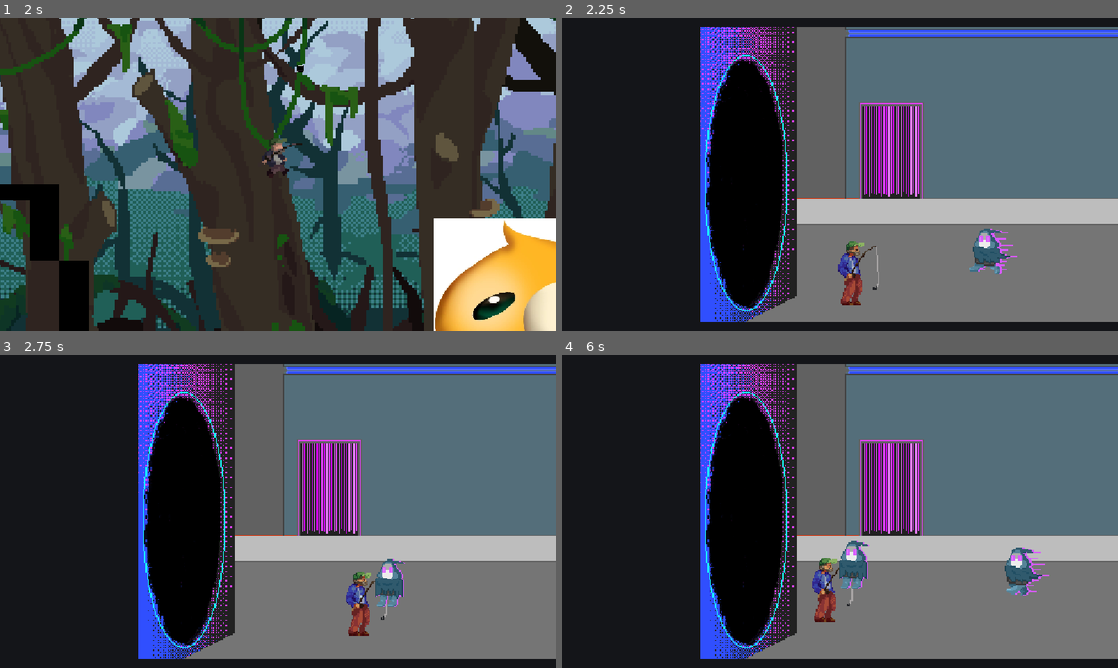
Above: before the commit, frames 1-4 (two rows, left to right).
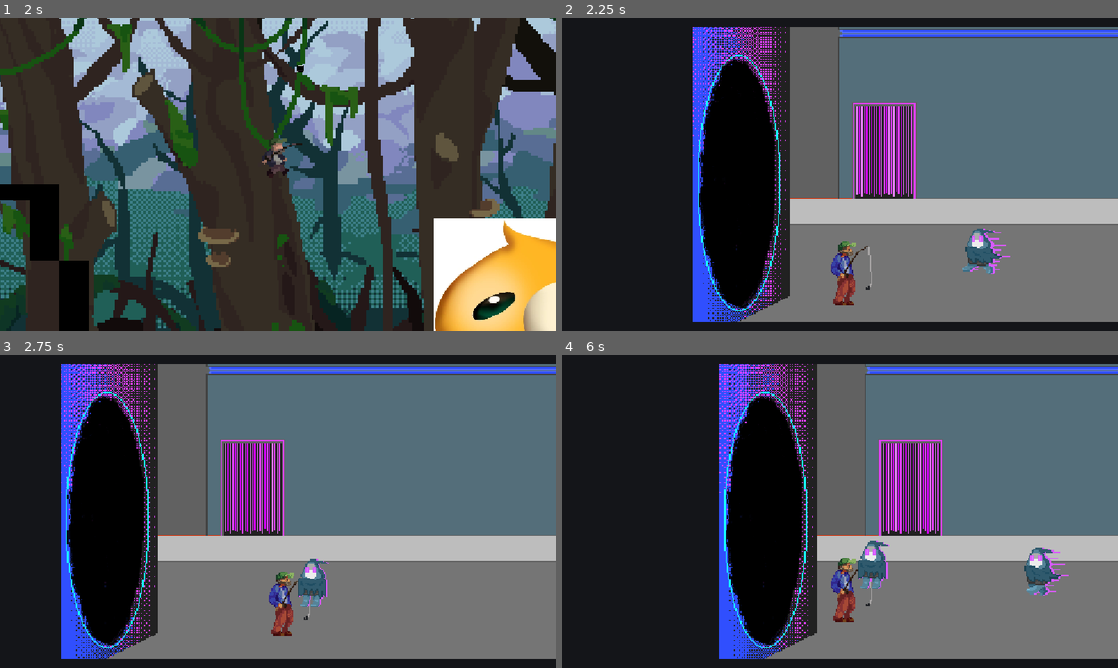
Above: after the commit, the same moments.

Repository: ActuallyaWyrm/Game-Jam
Game: Godot game, scene res://scenes/menu.tscn
Same seed, same stepped clock (60 frames per second), same inputs: the game is played once before the commit and once after it.
Inputs (mouse positions are in pixels of both pictures, inside the frame that each line leads up to):
- Up to frame 1 (2 s): click "Start" at 0.5 s; move the mouse to (305, 174) at 1.27 s; hold Right (ui_right) from 1.28 s (still down); click (305, 174) at 1.35 s; tap Up (jump) at 1.52 s
- Up to frame 2 (2.25 s): keep holding Right (ui_right); move the mouse to (812, 174) at 2.02 s; tap Down (slide) at 2.1 s
- Up to frame 3 (2.75 s): keep holding Right (ui_right); tap Up (jump) at 2.27 s
- Up to frame 4 (6 s): move the mouse to (895, 442) at 2.77 s; release Right (ui_right) at 2.78 s; hold Left (ui_left) 2.78-3.53 s; right-click (895, 442) at 2.85 s; move the mouse to (812, 574) at 3.52 s; hold Right (ui_right) 3.53-5.03 s; click (812, 574) at 3.6 s; tap Up (jump) at 3.77, 4.52, 5.27 s; move the mouse to (1006, 558) at 4.27 s; tap Down (slide) at 4.35 s; move the mouse to (673, 464) at 5.02 s; hold Left (ui_left) 5.03-5.78 s; right-click (673, 464) at 5.1 s; move the mouse to (867, 511) at 5.77 s; hold Right (ui_right) from 5.78 s (still down); click (867, 511) at 5.85 s

Frame 1 is identical in both runs. In frame 2, 10% of the frame differs, in the area x 23-82%, y 2-98%; in frame 3, 38%, in the area x 11-73%, y 2-98%; in frame 4, 20%.

Commit message:
Fixes. Yum! I am gay btw

Diff:
--- a/assets/hack_n_slash.tscn
+++ b/assets/hack_n_slash.tscn
@@ -124,18 +124,19 @@
 position = Vector2(300, 0)
 shape = SubResource("SegmentShape2D_ng5t8")
 
-[node name="Camera2D" type="Camera2D" parent="." unique_id=1174580243]
-position = Vector2(292, 330)
-scale = Vector2(2.55, 2.55)
+[node name="Fisherman" parent="." unique_id=598755402 instance=ExtResource("8_u21x7")]
+position = Vector2(306, 481)
+
+[node name="Camera2D" type="Camera2D" parent="Fisherman" unique_id=1174580243]
+position = Vector2(-5.5999985, -60.40001)
+scale = Vector2(1.0199999, 1.0199999)
+drag_vertical_enabled = true
 script = ExtResource("6_7hw2h")
 
-[node name="Screenborder" type="Sprite2D" parent="Camera2D" unique_id=1938870260]
+[node name="Screenborder" type="Sprite2D" parent="Fisherman/Camera2D" unique_id=1938870260]
 z_index = -1
 scale = Vector2(1.0000002, 1.5709033)
 texture = ExtResource("10_xuqdi")
-
-[node name="Fisherman" parent="." unique_id=598755402 instance=ExtResource("8_u21x7")]
-position = Vector2(306, 481)
 
 [node name="Enemy" parent="." unique_id=1885662057 groups=["bad boys"] instance=ExtResource("8_guwpv")]
 position = Vector2(605, 488)
--- a/assets/sprites/HackNSlash Assets/fishermovedemo.gd
+++ b/assets/sprites/HackNSlash Assets/fishermovedemo.gd
@@ -5,12 +5,15 @@
 @export var speed: float = 300.0
 @export var cooldown: Dictionary[String,int] = {"current":0,"reset":60}
 @export var sprite: AnimatedSprite2D
+var direction
+var facing = 1
 var in_range: Array[CharacterBody2D]
 
 func _physics_process(delta: float) -> void:
 
 	# Movement
-	var direction = Input.get_vector("ui_left","ui_right","ui_up","ui_down")
+	direction = Input.get_vector("walk_left","walk_right","walk_up","walk_down")
+	facing = Input.get_axis("walk_left", "walk_right")
 	velocity = speed * direction
 	move_and_slide()
 
@@ -27,6 +30,7 @@
 				i.checkifdead()
 		else:
 			sprite.play("static")
+		_draw()
 
 # Add / remove enemy from range
 func _on_attack_area_entered(body: Node2D) -> void:
@@ -39,3 +43,9 @@
 func checkifdead():
 	if health <= 0:
 		get_tree().reload_current_scene()
+
+func _draw() -> void:
+	if facing == -1:
+		$AnimatedSprite2D.scale.x = -1
+	if facing == 1:
+		$AnimatedSprite2D.scale.x = 1
Not shown: 1 places in fisherman_hack_n_slash.tscn that only renumber resources
